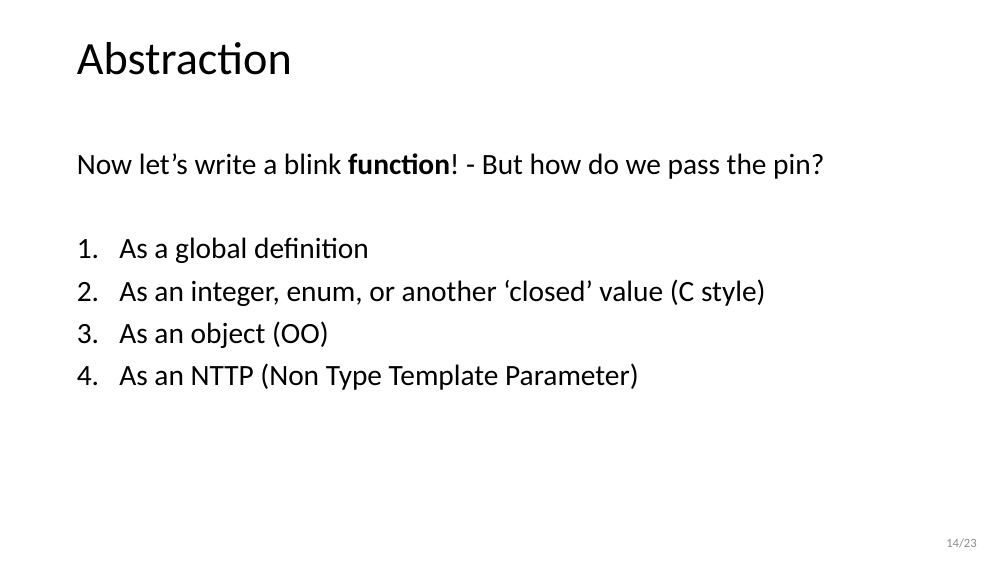
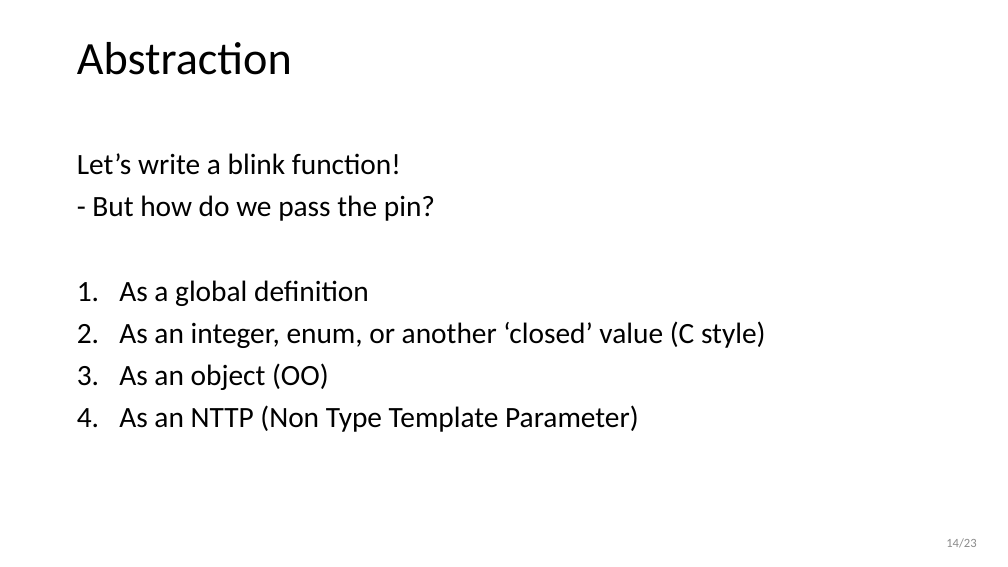
Before and after one commit to wovo/talk-gpio-abstractions, a slide deck: slide 14 of powerpoint/gpio-abstractions.pptx. Drawn at 1008x567 pixels with LibreOffice and Linux fonts; fonts in the diff are those of the drawing. Boxes give left, top, right and bottom in pixels: in the first picture for what was removed or moved away, otherwise in the second. Text is boxed around its words. In the diff, an @@ line names an element or a change of style, - is before the commit and + after.

```diff
--- a/powerpoint/gpio-abstractions.pptx
+++ b/powerpoint/gpio-abstractions.pptx
@@ text at <box>77,153,435,221</box>: text changed @@
-Now let’s write a blink function! - But how do we pass the pin?
+Let’s write a blink function!
+- But how do we pass the pin?
```
Also in this commit, not shown: 11 other slides changed, 1 slide added.
